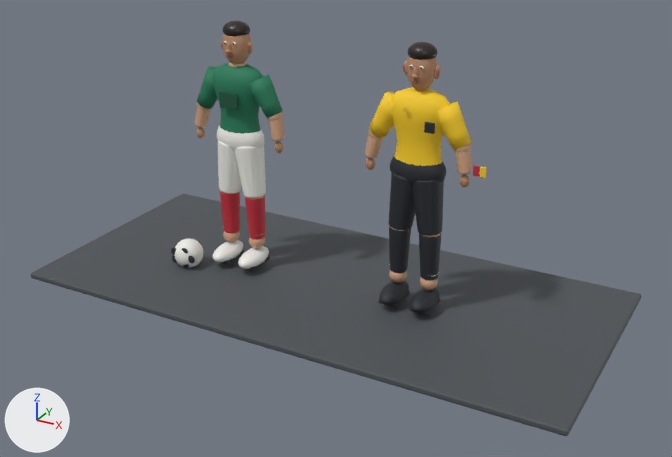
Two versions of the OBJ model La Pepo cumbia/Models/ProyectoGrafica/jugador_arbitro/jugador_arbitro.obj, one commit apart.
One viewpoint serves both versions: a camera (50 mm lens) standing at (5.11, -9.11, 5.38) and looking at (0.22, -0.21, 0.93). Every picture has the same lights, and +X, +Y and +Z are marked at lower left. The older version comes first. Where no turn or scale is listed for an object, it has been applied to the vertices. Vertices at exactly the same position are counted once.

Names of what the first picture shows: 'jugador_arbitro'.
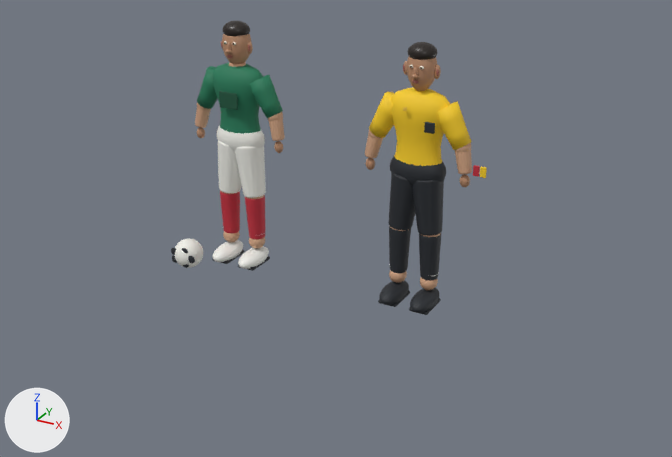
Changed parts and their boxes [x1, y1, x2, y2] in the pictures (672 x 457 px):
'jugador_arbitro', reshaped (48% narrower, 29% shorter)
    before: [31, 21, 641, 436]
    after: [171, 21, 487, 315]
part 1 of me_jugador_arbitro, deleted
    before: [31, 194, 641, 436]

The change, as a diff of the scene's bpy script:
```diff
--- a/La Pepo cumbia/Models/ProyectoGrafica/jugador_arbitro/jugador_arbitro.obj.py
+++ b/La Pepo cumbia/Models/ProyectoGrafica/jugador_arbitro/jugador_arbitro.obj.py
@@ me_jugador_arbitro @@
 # used by ob_jugador_arbitro; location = (0.0, 0.0, 0.0)
-me_jugador_arbitro.from_pydata(...)  # 20488 vertices, 40472 faces; spans x -3.5..3.5, y -1.6..1.6, z -0.02..3.21
+me_jugador_arbitro.from_pydata(...)  # 20432 vertices, 40364 faces; spans x -2.04..1.99, y -0.61..0.21, z 0.04..3.21
+# me_jugador_arbitro part 1: the loose piece of 56 vertices spanning x -3.5..3.5, y -1.6..1.6, z -0.02..0.06 is deleted
 me_jugador_arbitro.materials.append(mat_blanco_uniforme)
 me_jugador_arbitro.materials.append(mat_negro)
-me_jugador_arbitro.materials.append(mat_piso_gris)  # dark grey #4d5257
 me_jugador_arbitro.materials.append(mat_piel)
```
